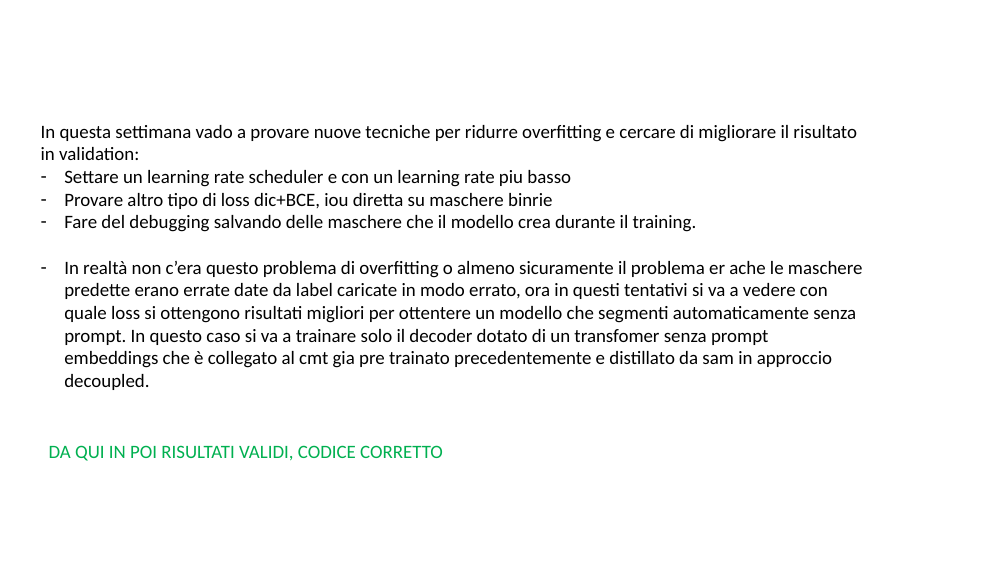
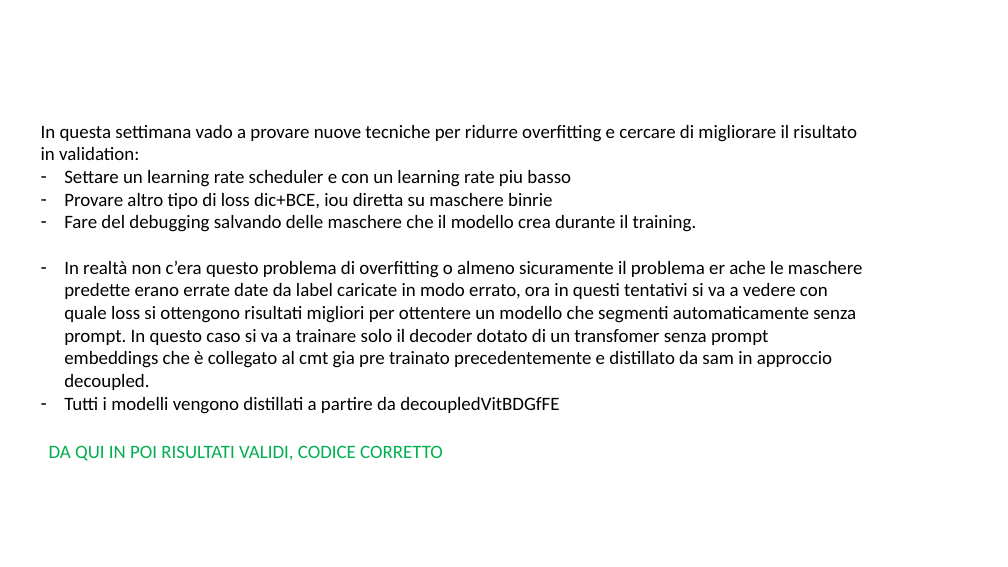
Before and after one commit to mthezn/distillation, a slide deck: slide 3 of AutoSam(26_05).pptx. Drawn at 1008x567 pixels with LibreOffice and Linux fonts; fonts in the diff are those of the drawing; background and template pictures are left out. Boxes give left, top, right and bottom in pixels: in the first picture for what was removed or moved away, otherwise in the second. Text is boxed around its words. In the diff, an @@ line names an element or a change of style, - is before the commit and + after.

```diff
--- a/AutoSam(26_05).pptx
+++ b/AutoSam(26_05).pptx
@@ text at bbox=[64, 397, 559, 414]: paragraph added @@
+– Tutti i modelli vengono distillati a partire da decoupledVitBDGfFE
```
Also in this commit, not shown: 1 other slide changed, 28 other files.
